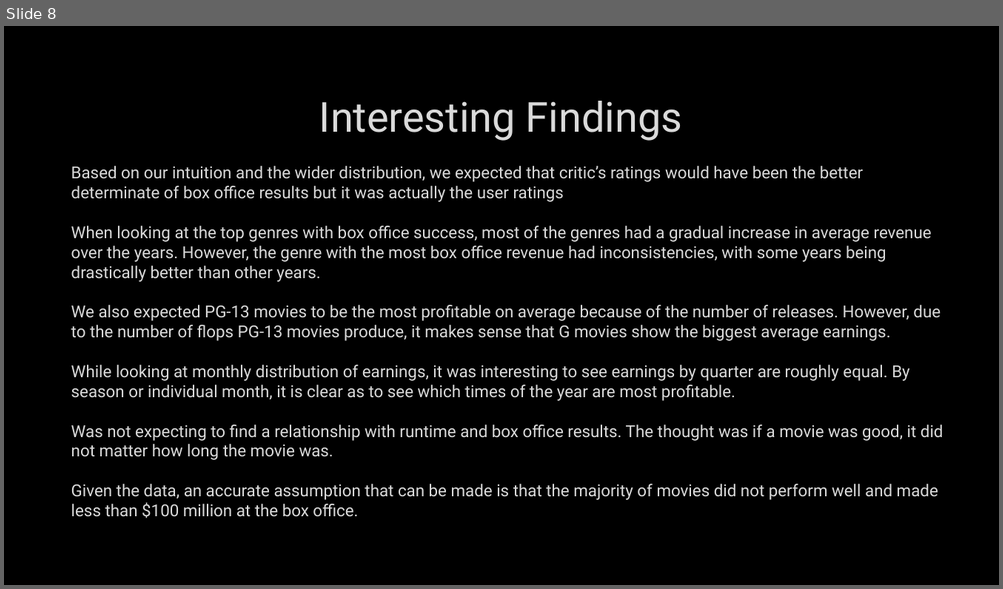
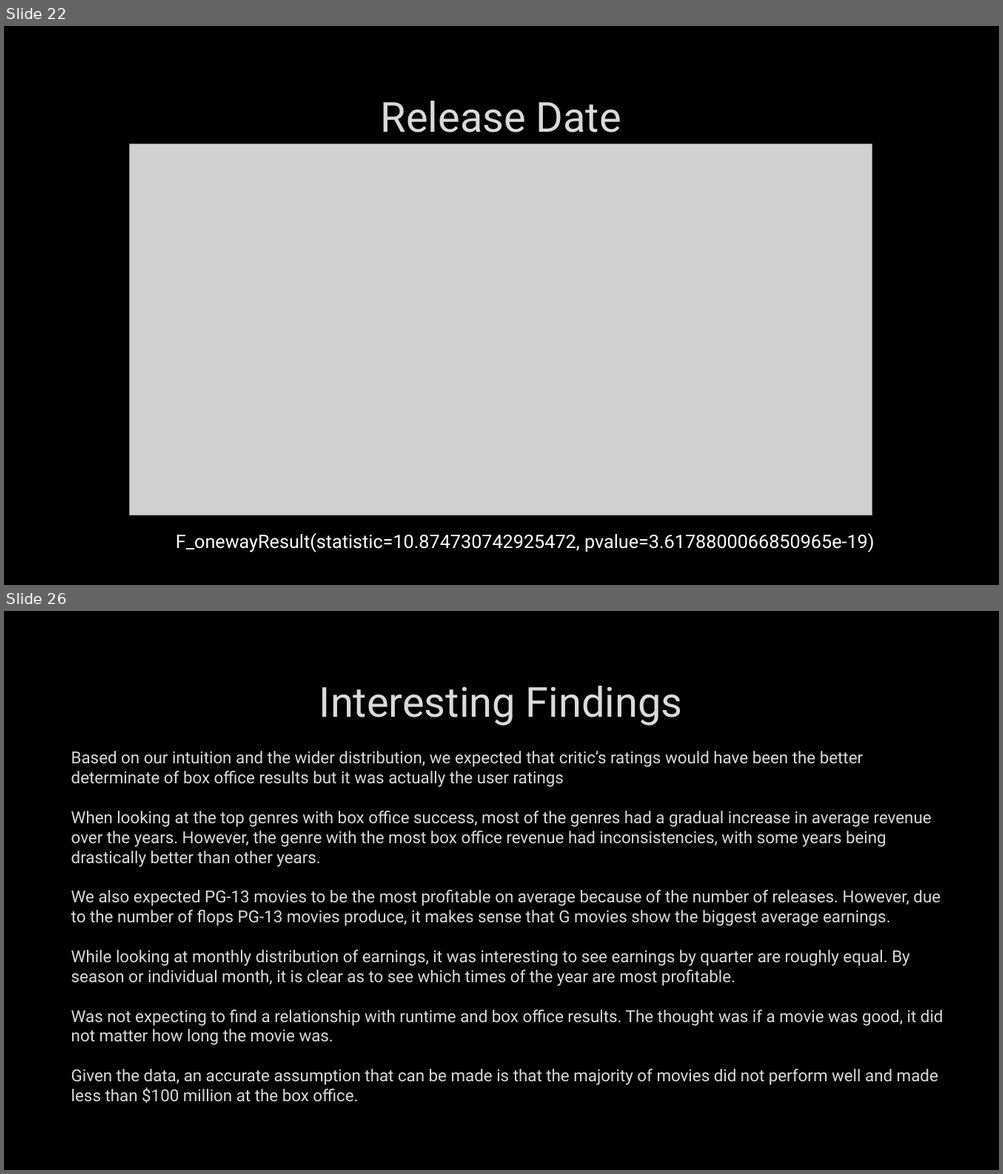
Before and after one commit to Mpalmese/ProjectRepo, a slide deck: Powerpoint/Presentation.pptx. Shown one above the other, each under a label of ours: slide 8 before the commit, slides 22 and 26 after it; the slides between them are not shown. The pictures are 1003x589 and 1003x1174 pixels, drawn with LibreOffice and Linux fonts; fonts in the diff are those of the drawing; grey boxes stand for pictures; background and template pictures are left out. Boxes give left, top, right and bottom in pixels: in the first picture for what was removed or moved away, otherwise in the second. Text is boxed around its words. In the diff, an @@ line names an element or a change of style, - is before the commit and + after.

Commit message:
Added figures into slides

```diff
--- a/Powerpoint/Presentation.pptx
+++ b/Powerpoint/Presentation.pptx
@@ slide 22 added at (4, 26, 999, 585), background picture (left out) @@
@@ title added at (381, 101, 621, 133), 40 pt, text #DADADA @@
+Release Date
@@ picture added at (129, 144, 872, 516) @@
@@ text added at (176, 534, 874, 553), 18 pt, text #FFFFFF @@
+F_onewayResult(statistic=10.874730742925472, pvalue=3.6178800066850965e-19)
@@ what was slide 8 is now slide 26 @@
```
Also in this commit, not shown: 1 slide changed, 17 other slides added.
